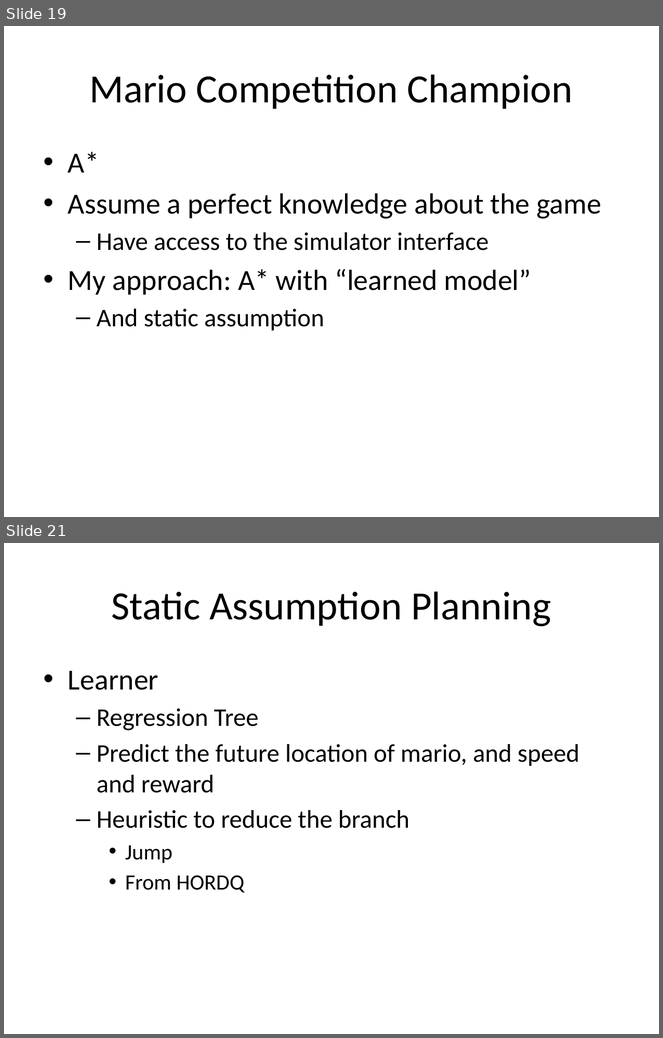
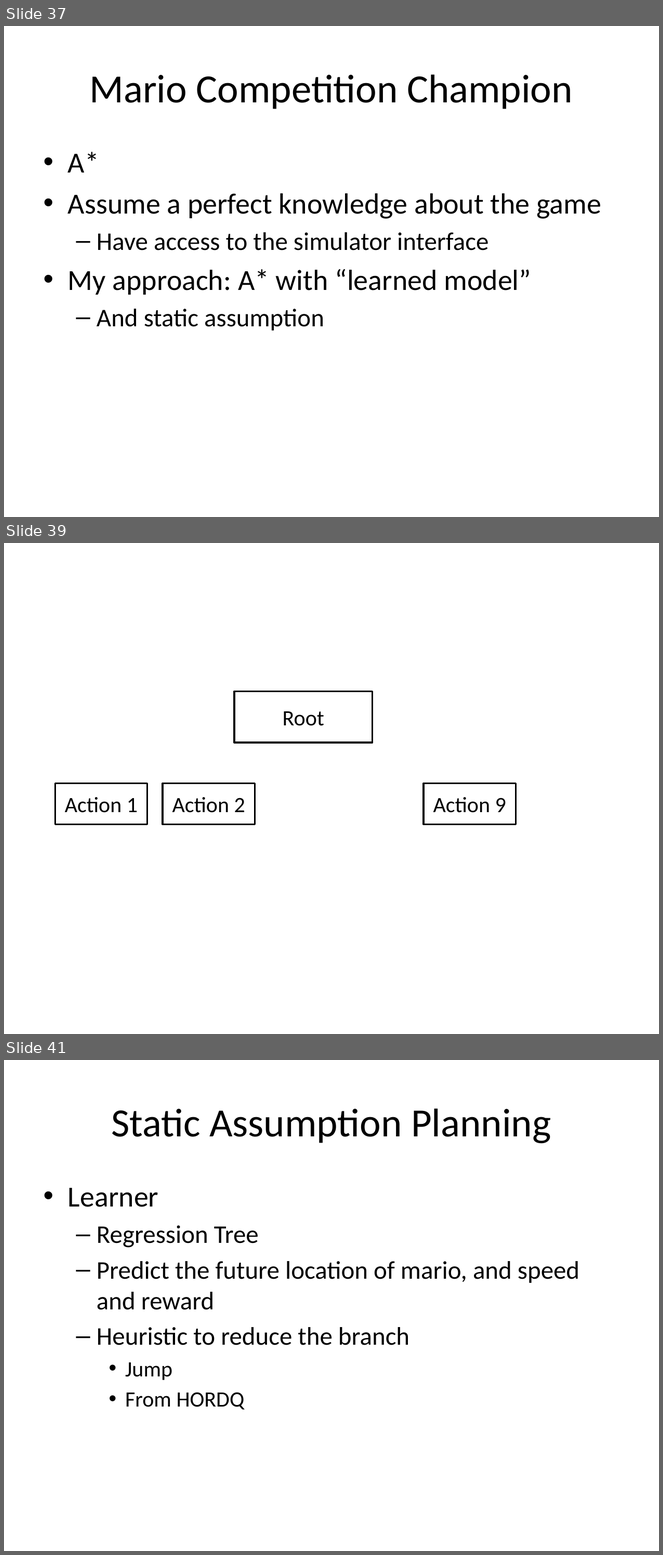
Before and after one commit to lono175/Thesis, a slide deck: OptimalPlanning.pptx. Shown one above the other, each under a label of ours: slides 19 and 21 before the commit, slides 37, 39 and 41 after it; the slides between them are not shown. The pictures are 663x1038 and 663x1555 pixels, drawn with LibreOffice and Linux fonts; fonts in the diff are those of the drawing. Boxes give left, top, right and bottom in pixels: in the first picture for what was removed or moved away, otherwise in the second. Text is boxed around its words. In the diff, an @@ line names an element or a change of style, - is before the commit and + after.

```diff
--- a/OptimalPlanning.pptx
+++ b/OptimalPlanning.pptx
@@ slide 39 added at <box>4,543,659,1034</box>, background #FFFFFF @@
@@ rectangle added at <box>235,692,373,743</box>, fill #FFFFFF, outline #000000 2 pt, 24 pt, text #000000 @@
+Root
@@ rectangle added at <box>55,783,148,825</box>, fill #FFFFFF, outline #000000 2 pt, 24 pt, text #000000 @@
+Action 1
@@ rectangle added at <box>163,783,255,825</box>, fill #FFFFFF, outline #000000 2 pt, 24 pt, text #000000 @@
+Action 2
@@ rectangle added at <box>424,783,516,825</box>, fill #FFFFFF, outline #000000 2 pt, 24 pt, text #000000 @@
+Action 9
@@ what was slide 19 is now slide 37 @@
@@ what was slide 21 is now slide 41 @@
```
Also in this commit, not shown: 10 slides changed, 25 other slides added, 1 slide removed.
